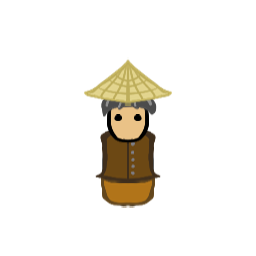
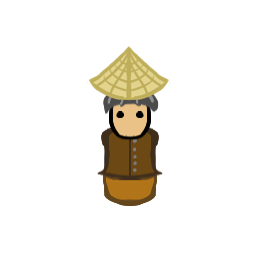
Layered file, before and after one edit (256×256). Changes by layer:
painted on "headwear" over [84, 46, 172, 130]
painted on "hair" over [84, 46, 172, 194]
painted on "line eyes" over [84, 66, 172, 194]
painted on "line head" over [84, 46, 172, 194]
painted on "color head" over [84, 46, 172, 194]
painted on "top clothes" over [84, 66, 172, 208]
painted on "bottom clothes" over [84, 66, 172, 208]
painted on "line body" over [84, 66, 172, 208]
painted on "color body" over [84, 66, 172, 208]
